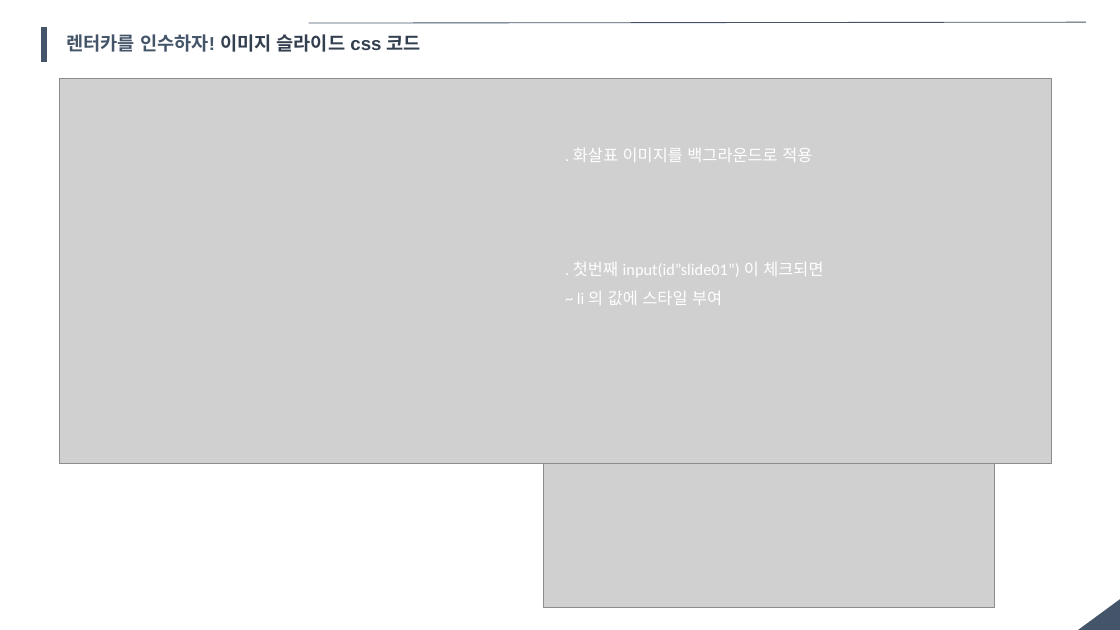
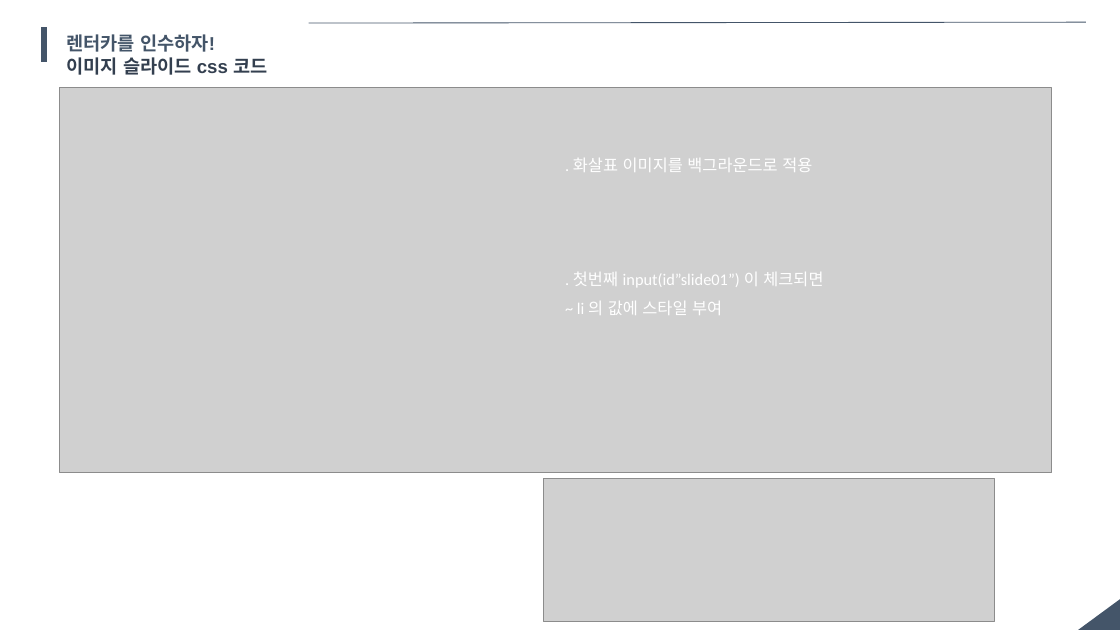
Before and after one commit to insuisinsu/SoloProject01, a slide deck: slide 13 of Project (ParkInsu).pptx. Drawn at 1120x630 pixels with LibreOffice and Linux fonts; fonts in the diff are those of the drawing; grey boxes stand for pictures. Boxes give left, top, right and bottom in pixels: in the first picture for what was removed or moved away, otherwise in the second. Text is boxed around its words. In the diff, an @@ line names an element or a change of style, - is before the commit and + after.

```diff
--- a/Project (ParkInsu).pptx
+++ b/Project (ParkInsu).pptx
@@ text at <box>67,34,267,75</box>: text changed @@
-렌터카를 인수하자! 이미지 슬라이드 css 코드
+렌터카를 인수하자!
+이미지 슬라이드 css 코드
@@ 2 texts, 1 picture: place and size @@
-2 texts, 1 picture at <box>60,78,1052,463</box>
+2 texts, 1 picture at <box>60,88,1052,473</box>
@@ picture: place and size @@
-picture at <box>544,464,995,607</box>
+picture at <box>544,478,995,622</box>
```
Also in this commit, not shown: 4 other slides changed, 4 slides added, 9 other files.
